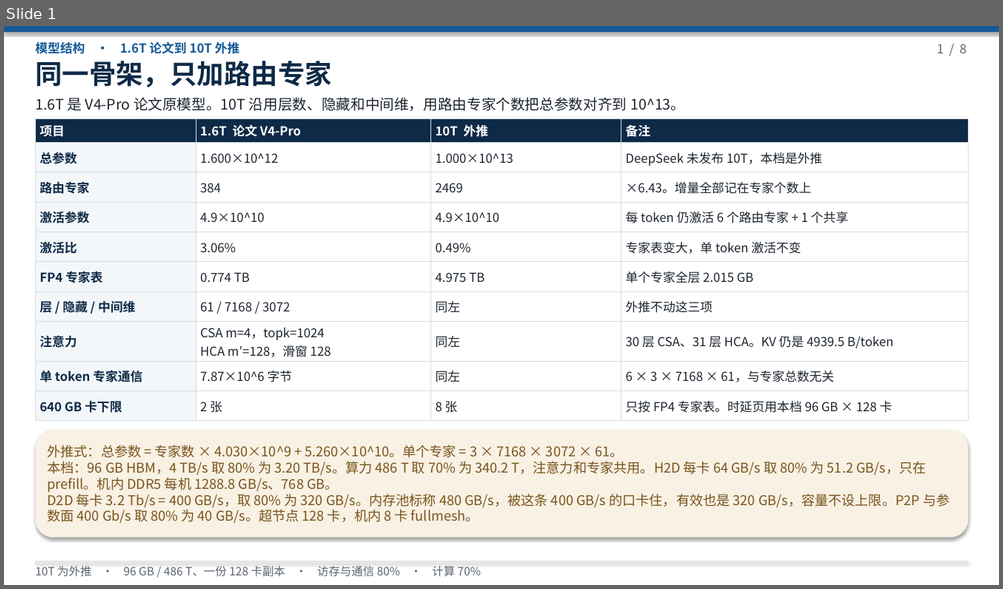
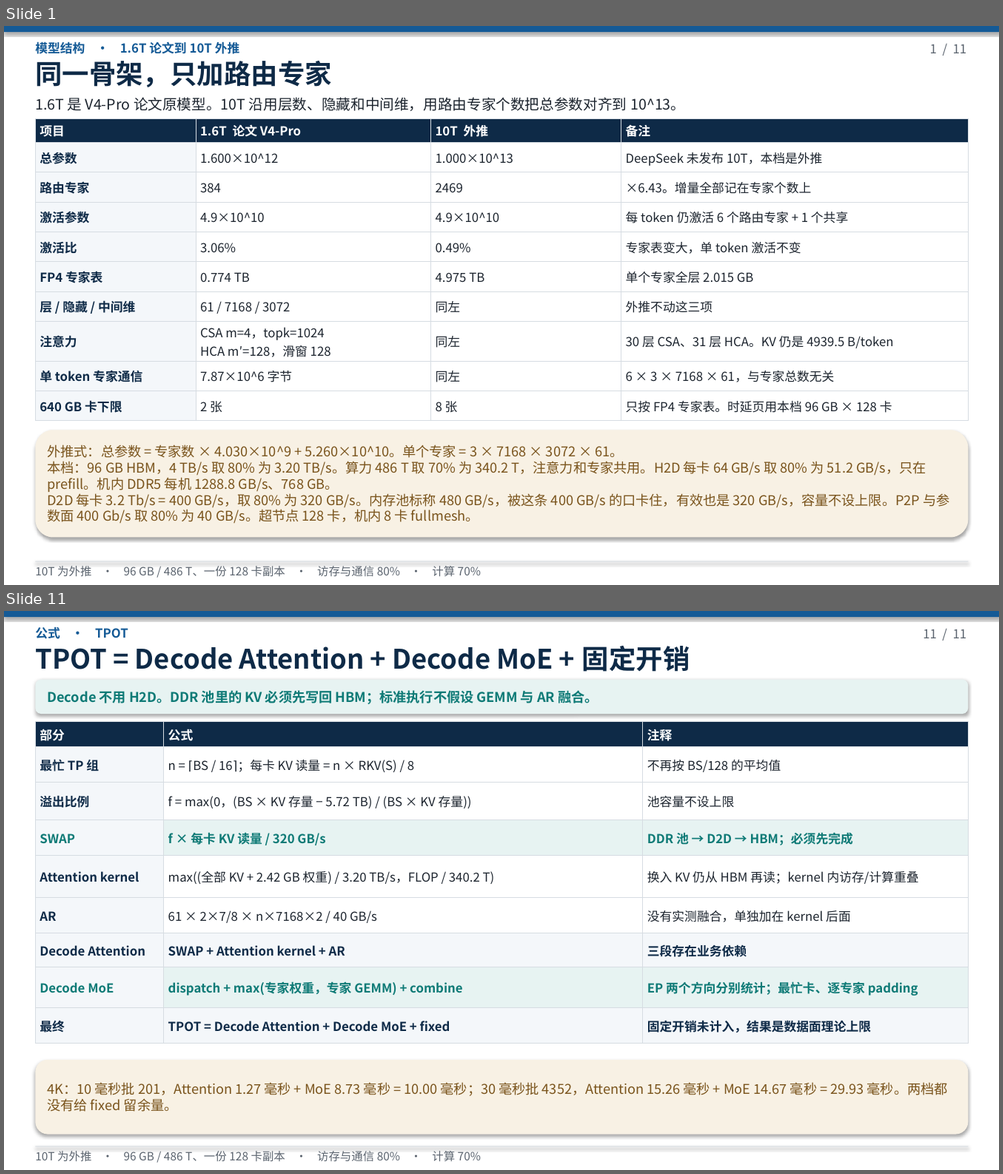
Before and after one commit to 69515164-rgb/UCL-MPComm, a slide deck: docs/deepseek-96g-slo.pptx. Shown one above the other, each under a label of ours: slide 1 before the commit, slides 1 and 11 after it; the slides between them are not shown. The pictures are 1003x589 and 1003x1174 pixels, drawn with LibreOffice and Linux fonts; fonts in the diff are those of the drawing. Boxes give left, top, right and bottom in pixels: in the first picture for what was removed or moved away, otherwise in the second. Text is boxed around its words. In the diff, an @@ line names an element or a change of style, - is before the commit and + after.

```diff
--- a/docs/deepseek-96g-slo.pptx
+++ b/docs/deepseek-96g-slo.pptx
@@ slide 11 added at (4,611,999,1170), background #FFFFFF @@
@@ rectangle added at (4,611,999,617), fill #145A96 @@
@@ text added at (35,627,128,639), 12 pt, text #145A96, bold @@
+公式 · TPOT
@@ text added at (922,629,967,638), 12 pt, text #5A636E @@
+11 / 11
@@ text added at (35,646,690,672), 26 pt, text #0E2A47, bold @@
+TPOT = Decode Attention + Decode MoE + 固定开销
@@ rounded rectangle added at (35,680,968,714), fill #E7F3F2 @@
@@ text added at (47,690,598,704), 13 pt, text #0E7A76, bold @@
+Decode 不用 H2D。DDR 池里的 KV 必须先写回 HBM；标准执行不假设 GEMM 与 AR 融合。
@@ table added at (35,721,968,1044), 9 rows, 3 columns @@
+部分 | 公式 | 注释
+最忙 TP 组 | n = ⌈BS / 16⌉；每卡 KV 读量 = n × RKV(S) / 8 | 不再按 BS/128 的平均值
+溢出比例 | f = max(0，(BS × KV 存量 − 5.72 TB) / (BS × KV 存量)) | 池容量不设上限
+SWAP | f × 每卡 KV 读量 / 320 GB/s | DDR 池 → D2D → HBM；必须先完成
+Attention kernel | max((全部 KV + 2.42 GB 权重) / 3.20 TB/s，FLOP / 340.2 T) | 换入 KV 仍从 HBM 再读；kernel 内访存/计算重叠
+AR | 61 × 2×7/8 × n×7168×2 / 40 GB/s | 没有实测融合，单独加在 kernel 后面
+Decode Attention | SWAP + Attention kernel + AR | 三段存在业务依赖
+Decode MoE | dispatch + max(专家权重，专家 GEMM) + combine | EP 两个方向分别统计；最忙卡、逐专家 padding
+最终 | TPOT = Decode Attention + Decode MoE + fixed | 固定开销未计入，结果是数据面理论上限
@@ rounded rectangle added at (35,1060,968,1135), fill #F8F1E4 @@
@@ text added at (47,1082,948,1112), 13 pt, text #7A541C @@
+4K：10 毫秒批 201，Attention 1.27 毫秒 + MoE 8.73 毫秒 = 10.00 毫秒；30 毫秒批 4352，Attention 15.26 毫秒 + MoE 14.67 毫秒 = 29.93 毫秒。两档都没有给 fixed 留余量。
@@ rectangle added at (35,1147,968,1147), fill #D6DCE2 @@
@@ text added at (35,1151,481,1162), 11 pt, text #5A636E @@
+10T 为外推 · 96 GB / 486 T、一份 128 卡副本 · 访存与通信 80% · 计算 70%
@@ slide 1 changed as well @@
@@ text at (930,44,967,53): text changed @@
-1 / 8
+1 / 11
```
Also in this commit, not shown: 7 other slides changed, 2 other slides added, 1 other file.
